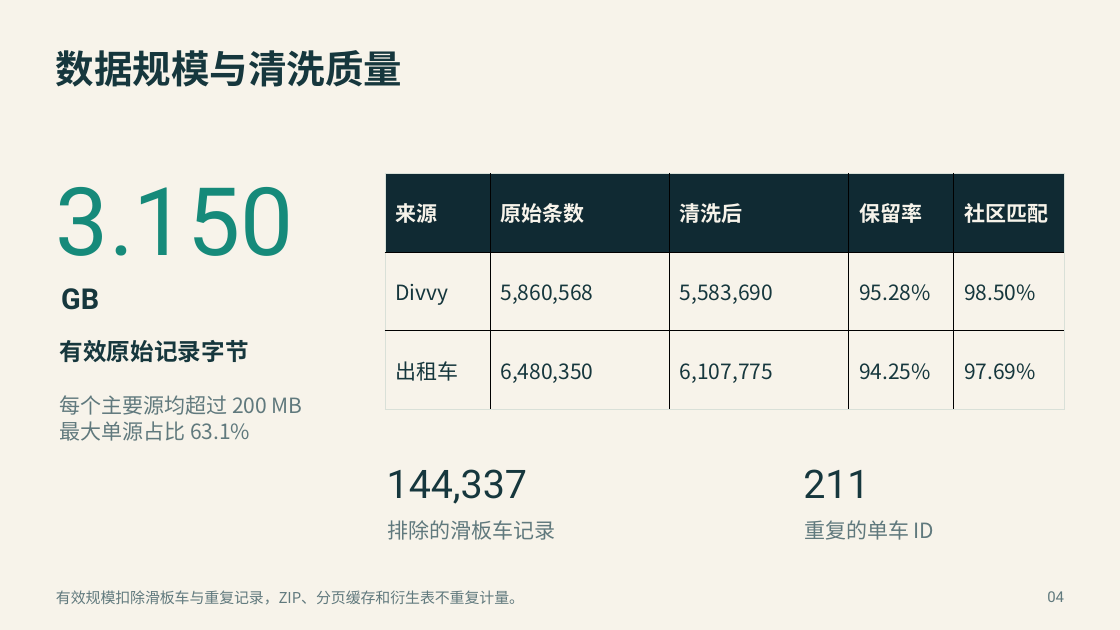
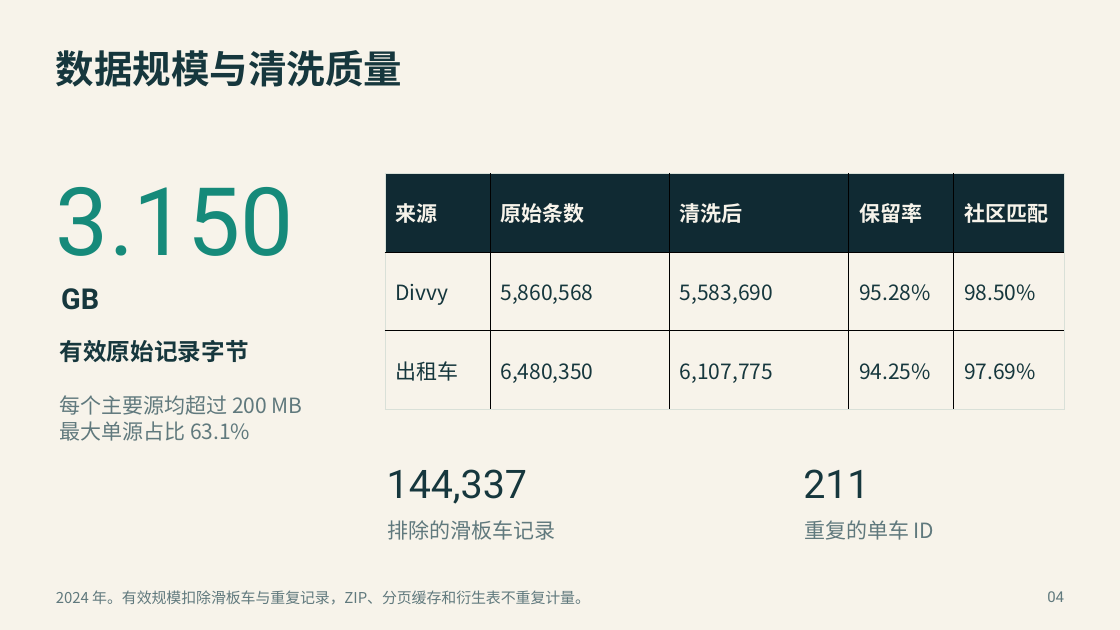
Before and after one commit to zicheng-yu/chicago-mobility, a slide deck: slide 4 of deliverables/展示PPT.pptx. Drawn at 1120x630 pixels with LibreOffice and Linux fonts; fonts in the diff are those of the drawing. Boxes give left, top, right and bottom in pixels: in the first picture for what was removed or moved away, otherwise in the second. Text is boxed around its words. In the diff, an @@ line names an element or a change of style, - is before the commit and + after.

```diff
--- a/deliverables/展示PPT.pptx
+++ b/deliverables/展示PPT.pptx
@@ text at (x1=56, y1=590, x2=590, y2=605): text changed @@
-有效规模扣除滑板车与重复记录，ZIP、分页缓存和衍生表不重复计量。
+2024 年。有效规模扣除滑板车与重复记录，ZIP、分页缓存和衍生表不重复计量。
```
Also in this commit, not shown: 1 other slide changed, 2 other files.
